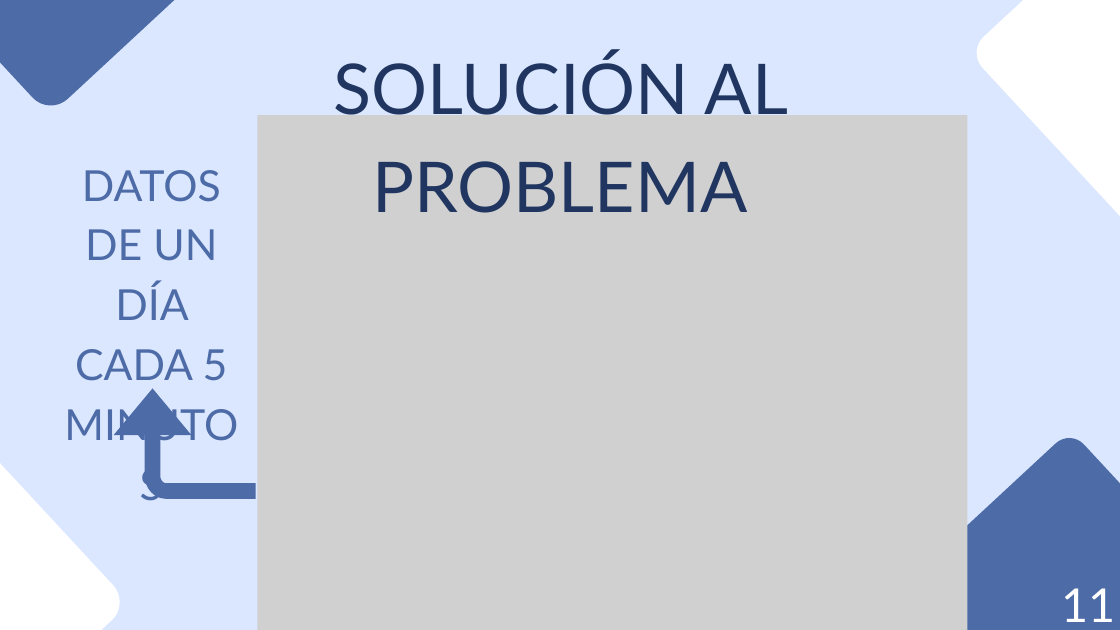
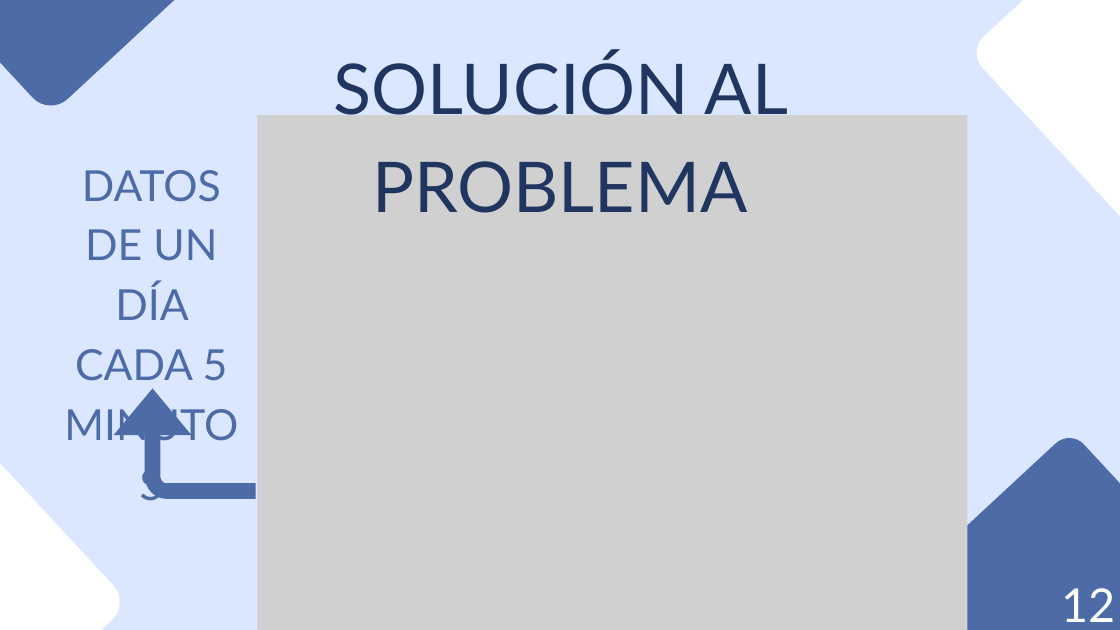
Before and after one commit to danilr16/TFG_Smart_Grids, a slide deck: slide 13 of Smart Grids Control de Redes Eléctricas con IA.pptx (slide 12 before the commit). Drawn at 1120x630 pixels with LibreOffice and Linux fonts; fonts in the diff are those of the drawing; grey boxes stand for pictures. Boxes give left, top, right and bottom in pixels: in the first picture for what was removed or moved away, otherwise in the second. Text is boxed around its words. In the diff, an @@ line names an element or a change of style, - is before the commit and + after.

```diff
--- a/Smart Grids Control de Redes Eléctricas con IA.pptx
+++ b/Smart Grids Control de Redes Eléctricas con IA.pptx
@@ text at [1061,588,1115,622]: text changed @@
-11
+12
```
Also in this commit, not shown: 18 other slides changed, 3 slides added, 2 slides removed.
